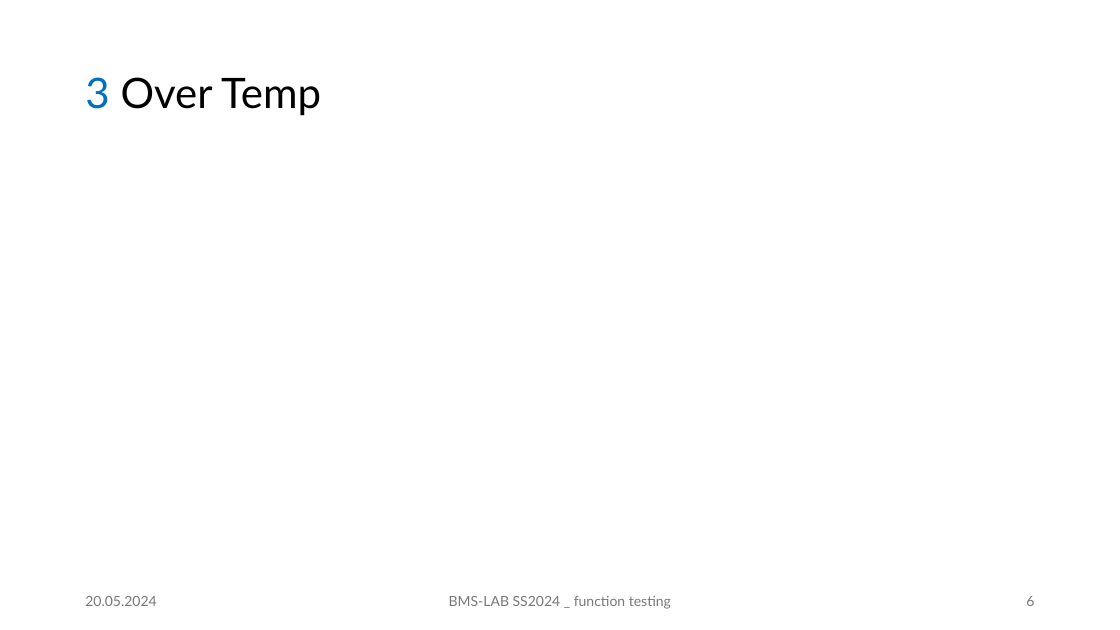
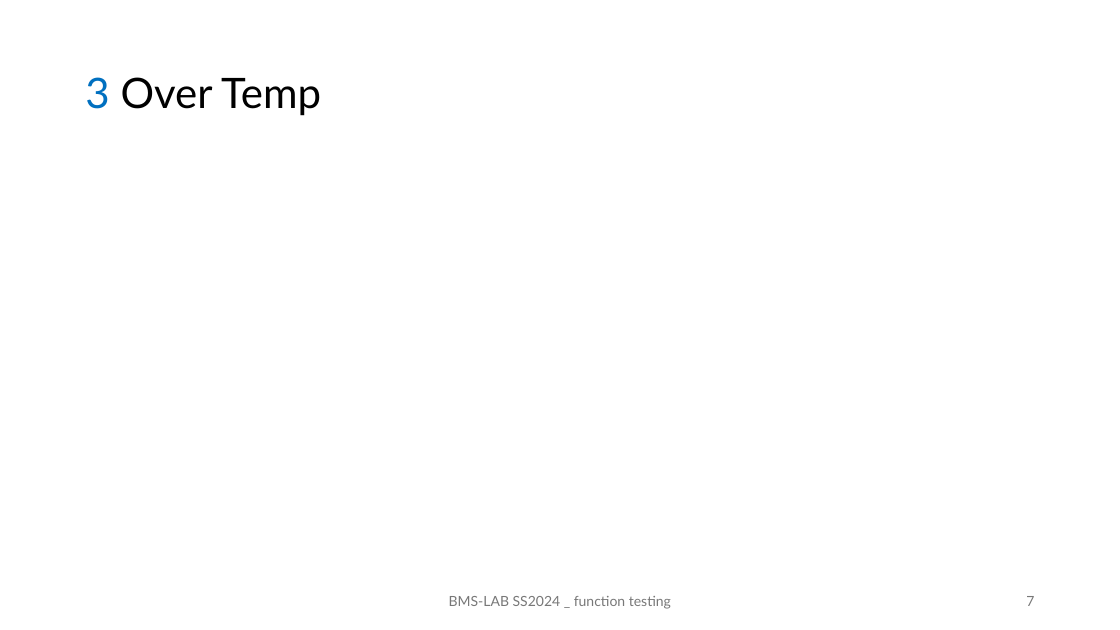
Before and after one commit to juscfz05/BMS_LAB_FZM, a slide deck: slide 7 of function_testing/function testing.pptx (slide 6 before the commit). Drawn at 1120x630 pixels with LibreOffice and Linux fonts; fonts in the diff are those of the drawing. Boxes give left, top, right and bottom in pixels: in the first picture for what was removed or moved away, otherwise in the second. Text is boxed around its words. In the diff, an @@ line names an element or a change of style, - is before the commit and + after.

```diff
--- a/function_testing/function testing.pptx
+++ b/function_testing/function testing.pptx
@@ text removed at [85,596,156,606] @@
-20.05.2024
@@ page number at [1026,596,1034,606]: text changed @@
-6
+7
```
Also in this commit, not shown: 8 other slides changed, 1 slide added.
